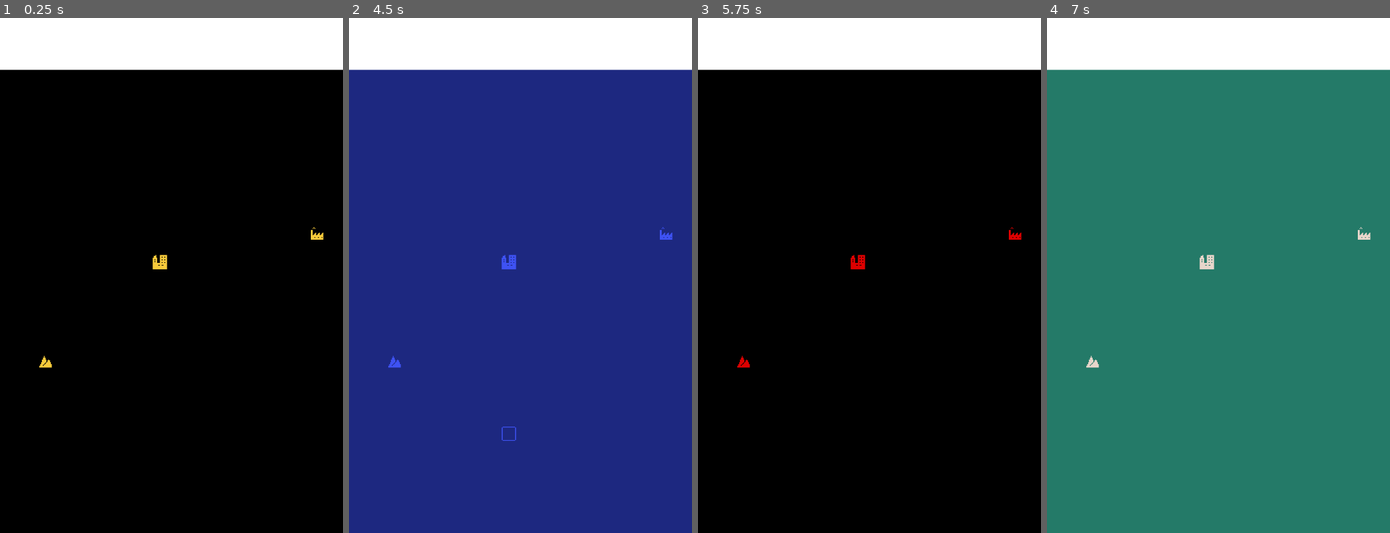
Above: before the commit, frames 1-4 (left to right).
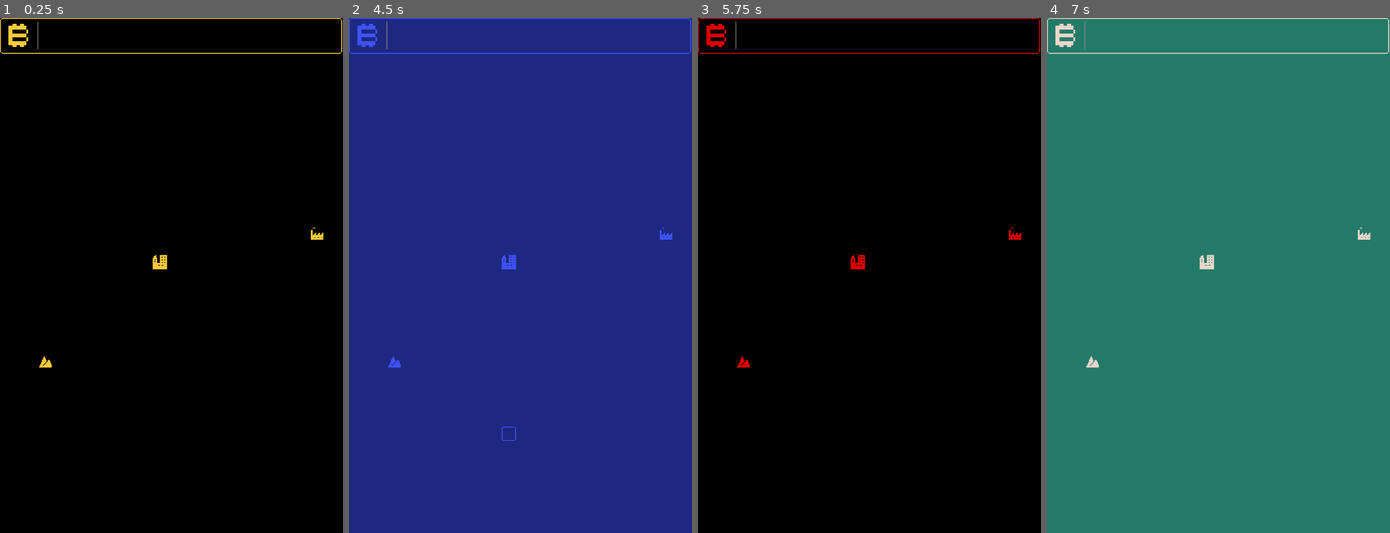
Above: after the commit, the same moments.

Repository: MightyPossum/feed-the-town
Game: Godot game, scene res://Assets/Scenes/map.tscn
The game is run twice, just before and just after one commit, with the same random seed, the same clock (stepped at 60 frames per second) and the same inputs. The project has no main scene, so this scene is started directly.
Inputs (mouse positions are in pixels of both pictures, inside the frame that each line leads up to):
- Up to frame 1 (0.25 s): no input
- Up to frame 2 (4.5 s): click (349, 43) at 0.5 s, where only the run before the commit has a clickable "TEXT"; click (349, 43) at 1.25 s, where only the run before the commit has a clickable "TEXT"; click (349, 43) at 2 s, where only the run before the commit has a clickable "TEXT"; click (349, 43) at 2.75 s, where only the run before the commit has a clickable "TEXT"; click (349, 43) at 3.5 s, where only the run before the commit has a clickable "TEXT"; tap Enter at 4.25 s; move the mouse to (595, 249) at 4.27 s; hold D (right) from 4.28 s (still down); tap O (change_color) at 4.35 s
- Up to frame 3 (5.75 s): tap Space at 5 s; move the mouse to (800, 301) at 5.02 s; release D (right) at 5.03 s; hold S (down) from 5.03 s (still down); tap O (change_color) at 5.1 s
- Up to frame 4 (7 s): tap Enter at 5.75 s; move the mouse to (1252, 162) at 5.77 s; release S (down) at 5.78 s; press the mouse at (1252, 162) at 5.78 s; hold D (right) 5.78-6.53 s; tap O (change_color) at 6.05, 6.8 s; tap Space at 6.5 s; move the mouse to (1201, 378) at 6.52 s; release the mouse at (1201, 378) at 6.53 s; hold W (up) from 6.53 s (still down); tap R (rotate_tile) at 6.6 s

The runs differ from the first frame. In frame 1, 10% of the frame differs, in the area x 0-100%, y 0-11%; in frame 2, 10%; in frame 3, 10%; in frame 4, 10%.

Commit message:
Finally got some GUI stuff going

Diff:
--- /dev/null
+++ b/Assets/Scenes/camera.tscn
@@ -0,0 +1,6 @@
+[gd_scene format=3 uid="uid://b6frtos7xmgi2"]
+
+[node name="Cam" type="Camera2D"]
+position = Vector2(565, 343)
+scale = Vector2(1e-05, 1e-05)
+zoom = Vector2(2, 2)
--- a/Assets/Scenes/gui.tscn
+++ b/Assets/Scenes/gui.tscn
@@ -1,59 +1,42 @@
-[gd_scene format=3 uid="uid://b6frtos7xmgi2"]
+[gd_scene format=3 uid="uid://da634rd01jih8"]
 
-[node name="Camera2D" type="Camera2D"]
-position = Vector2(565, 343)
-scale = Vector2(1e-05, 1e-05)
-zoom = Vector2(2, 2)
+[node name="Control" type="Control"]
+layout_mode = 3
+anchors_preset = 15
+anchor_right = 1.0
+anchor_bottom = 1.0
+grow_horizontal = 2
+grow_vertical = 2
 
-[node name="Control" type="Control" parent="."]
-layout_mode = 3
-anchors_preset = 0
-offset_left = -1.92e+07
-offset_top = -2.88e+07
-offset_right = 1.92e+07
-offset_bottom = 2.88e+07
+[node name="GridContainer" type="GridContainer" parent="."]
+layout_mode = 0
+offset_right = 40.0
+offset_bottom = 40.0
+theme_override_constants/h_separation = 100
+columns = 3
 
-[node name="ColorRect" type="ColorRect" parent="Control"]
-layout_mode = 1
-anchors_preset = -1
-anchor_right = 1.0
-anchor_bottom = 0.099
-offset_bottom = 97600.0
+[node name="Panel" type="Panel" parent="GridContainer"]
+layout_mode = 2
 
-[node name="HBoxContainer" type="HBoxContainer" parent="Control"]
-layout_mode = 1
-anchors_preset = -1
-anchor_right = 1.0
-anchor_bottom = 0.101
-offset_bottom = -17599.5
-theme_override_constants/separation = 10
+[node name="ColorRect" type="ColorRect" parent="GridContainer/Panel"]
+layout_mode = 0
+offset_right = 40.0
+offset_bottom = 40.0
 
-[node name="Button" type="Button" parent="Control/HBoxContainer"]
+[node name="Panel3" type="Panel" parent="GridContainer"]
 layout_mode = 2
-theme_override_constants/h_separation = 0
-text = "TEXT
-"
 
-[node name="Button2" type="Button" parent="Control/HBoxContainer"]
+[node name="ColorRect" type="ColorRect" parent="GridContainer/Panel3"]
+layout_mode = 0
+offset_right = 40.0
+offset_bottom = 40.0
+color = Color(1, 0, 1, 1)
+
+[node name="Panel2" type="Panel" parent="GridContainer"]
 layout_mode = 2
-theme_override_constants/h_separation = 0
-text = "TEXT
-"
 
-[node name="Button3" type="Button" parent="Control/HBoxContainer"]
-layout_mode = 2
-theme_override_constants/h_separation = 0
-text = "TEXT
-"
-
-[node name="Button4" type="Button" parent="Control/HBoxContainer"]
-layout_mode = 2
-theme_override_constants/h_separation = 0
-text = "TEXT
-"
-
-[node name="Button5" type="Button" parent="Control/HBoxContainer"]
-layout_mode = 2
-theme_override_constants/h_separation = 0
-text = "TEXT
-"
+[node name="ColorRect" type="ColorRect" parent="GridContainer/Panel2"]
+layout_mode = 0
+offset_right = 40.0
+offset_bottom = 40.0
+color = Color(0, 1, 1, 1)
--- /dev/null
+++ b/Assets/Scenes/mainMenu.tscn
@@ -0,0 +1,3 @@
+[gd_scene format=3 uid="uid://xthxbit4tnbt"]
+
+[node name="Menu" type="Node2D"]
--- a/Assets/Scenes/map.tscn
+++ b/Assets/Scenes/map.tscn
@@ -9,12 +9,28 @@
 [ext_resource type="Texture2D" uid="uid://t852c2xwiofw" path="res://Assets/Art/Sprite_06.png" id="6_xee8t"]
 [ext_resource type="Texture2D" uid="uid://bk3jh4pfq7n2y" path="res://Assets/Art/Sprite_07.png" id="7_37drx"]
 [ext_resource type="Texture2D" uid="uid://6khvuf1g23tn" path="res://Assets/Art/Sprite_08.png" id="8_f1i3c"]
-[ext_resource type="PackedScene" uid="uid://b6frtos7xmgi2" path="res://Assets/Scenes/gui.tscn" id="10_ccujc"]
+[ext_resource type="PackedScene" uid="uid://b6frtos7xmgi2" path="res://Assets/Scenes/camera.tscn" id="10_ccujc"]
 [ext_resource type="AudioStream" uid="uid://c2nnohlw84fka" path="res://Assets/Audio/place_road.wav" id="10_jhlak"]
+[ext_resource type="Texture2D" uid="uid://cqha5payu5fdp" path="res://Assets/Art/Patch_02.png" id="11_7vbd3"]
 [ext_resource type="AudioStream" uid="uid://biqak2kj1cca7" path="res://Assets/Audio/kabalJam.wav" id="11_78iev"]
 [ext_resource type="AudioStream" uid="uid://c85fwrbqisq5u" path="res://Assets/Audio/place_road_failed.wav" id="11_wrh8i"]
 [ext_resource type="AudioStream" uid="uid://wmhtinu3lgm3" path="res://Assets/Audio/gain_material.wav" id="12_edwdt"]
+[ext_resource type="Texture2D" uid="uid://bb3wh7a867yhh" path="res://Assets/Art/Patch_03.png" id="12_moui8"]
 [ext_resource type="AudioStream" uid="uid://bg23frxqykmv6" path="res://Assets/Audio/sell_material.wav" id="13_ojr6t"]
+[ext_resource type="Texture2D" uid="uid://cvcgoljmm48ff" path="res://Assets/Art/Patch_04.png" id="13_tt7iq"]
+[ext_resource type="Texture2D" uid="uid://c36jgxbvy3mmx" path="res://Assets/Art/Patch_05.png" id="14_pl3ke"]
+[ext_resource type="Texture2D" uid="uid://bmbp807qug1sr" path="res://Assets/Art/Patch_06.png" id="15_rhihf"]
+[ext_resource type="Texture2D" uid="uid://usd2hug7440d" path="res://Assets/Art/Patch_07.png" id="16_tl70f"]
+[ext_resource type="Texture2D" uid="uid://cj7qhgkxg5cux" path="res://Assets/Art/Patch_01.png" id="16_wc62g"]
+[ext_resource type="Texture2D" uid="uid://bvm58e5jo0ntf" path="res://Assets/Art/Patch_08.png" id="17_flbsq"]
+[ext_resource type="Texture2D" uid="uid://dui6bqitedmps" path="res://Assets/Art/Coin_01.png" id="18_bs3ji"]
+[ext_resource type="Texture2D" uid="uid://dwjx1buwaknp8" path="res://Assets/Art/Coin_02.png" id="19_8eip4"]
+[ext_resource type="Texture2D" uid="uid://rjih6wj8ofx1" path="res://Assets/Art/Coin_03.png" id="20_tl7ya"]
+[ext_resource type="Texture2D" uid="uid://cw6luj6bu0jrv" path="res://Assets/Art/Coin_04.png" id="21_gfvhu"]
+[ext_resource type="Texture2D" uid="uid://g76ewadlms76" path="res://Assets/Art/Coin_05.png" id="22_whuo6"]
+[ext_resource type="Texture2D" uid="uid://u38vo7qrjtnn" path="res://Assets/Art/Coin_06.png" id="23_2xibj"]
+[ext_resource type="Texture2D" uid="uid://w7s1171swlcn" path="res://Assets/Art/Coin_07.png" id="24_78dn7"]
+[ext_resource type="Texture2D" uid="uid://drxr6b17b3omi" path="res://Assets/Art/Coin_08.png" id="25_ai5ws"]
 
 [sub_resource type="TileSetAtlasSource" id="TileSetAtlasSource_vbyi5"]
 texture = ExtResource("1_4mii3")
@@ -152,11 +168,13 @@
 layer_4/name = "Selector"
 layer_4/tile_data = PackedInt32Array()
 script = ExtResource("2_434ni")
+gui_rect_texture = [ExtResource("16_wc62g"), ExtResource("11_7vbd3"), ExtResource("12_moui8"), ExtResource("13_tt7iq"), ExtResource("14_pl3ke"), ExtResource("15_rhihf"), ExtResource("16_tl70f"), ExtResource("17_flbsq")]
+gui_coin_texture = [ExtResource("18_bs3ji"), ExtResource("19_8eip4"), ExtResource("20_tl7ya"), ExtResource("21_gfvhu"), ExtResource("22_whuo6"), ExtResource("23_2xibj"), ExtResource("24_78dn7"), ExtResource("25_ai5ws")]
 SFX = [ExtResource("10_jhlak"), ExtResource("11_wrh8i"), ExtResource("12_edwdt"), ExtResource("13_ojr6t")]
 
-[node name="Camera2D" parent="." instance=ExtResource("10_ccujc")]
-
-[node name="AudioListener2D" type="AudioListener2D" parent="Camera2D"]
+[node name="Camera" parent="." instance=ExtResource("10_ccujc")]
+
+[node name="AudioListener2D" type="AudioListener2D" parent="Camera"]
 position = Vector2(-5.65e+07, -3.43e+07)
 scale = Vector2(100000, 100000)
 
@@ -167,3 +185,39 @@
 
 [node name="SFX" type="AudioStreamPlayer2D" parent="."]
 volume_db = -10.0
+
+[node name="Control" type="Control" parent="."]
+layout_mode = 3
+anchors_preset = 0
+offset_left = 375.0
+offset_top = 55.0
+offset_right = 756.0
+offset_bottom = 115.0
+
+[node name="NinePatchRect" type="NinePatchRect" parent="Control"]
+layout_mode = 0
+offset_left = -2.0
+offset_right = 381.0
+offset_bottom = 40.0
+texture = ExtResource("16_wc62g")
+patch_margin_left = 3
+patch_margin_top = 3
+patch_margin_right = 3
+patch_margin_bottom = 3
+
+[node name="HBoxContainer" type="HBoxContainer" parent="Control"]
+layout_mode = 0
+offset_left = 1.0
+offset_top = 2.0
+offset_right = 378.0
+offset_bottom = 37.0
+
+[node name="Coin" type="TextureRect" parent="Control/HBoxContainer"]
+layout_mode = 2
+texture = ExtResource("18_bs3ji")
+expand_mode = 2
+stretch_mode = 4
+
+[node name="RichTextLabel" type="RichTextLabel" parent="Control/HBoxContainer"]
+layout_mode = 2
+text = "No text shown"
--- a/Assets/Scripts/map.gd
+++ b/Assets/Scripts/map.gd
@@ -2,6 +2,10 @@
 
 
 @onready var sfx_player = $SFX
+@onready var gui_rect = $Control/NinePatchRect
+@onready var gui_coin = $Control/HBoxContainer/Coin
+@export var gui_rect_texture = []
+@export var gui_coin_texture = []
 @export var SFX = []
 var previous_tile_coords = null
 var selected_tile = null
@@ -157,6 +161,9 @@
 
 	var used_rect = get_used_rect()
 
+	gui_rect.texture = gui_rect_texture[color]
+	gui_coin.texture = gui_coin_texture[color]
+
 	for layer in [background_layer, base_layer, built_layer]:
 		for x in range(used_rect.position.x, used_rect.position.x + used_rect.size.x):
 			for y in range(used_rect.position.y, used_rect.position.y + used_rect.size.y):
Binary file added: Assets/Art/Coin_01.png
Not shown, added: Assets/Art/Coin_01.png.import
Binary file added: Assets/Art/Coin_02.png
Not shown, added: Assets/Art/Coin_02.png.import
Binary file added: Assets/Art/Coin_03.png
Not shown, added: Assets/Art/Coin_03.png.import
Binary file added: Assets/Art/Coin_04.png
Not shown, added: Assets/Art/Coin_04.png.import
Binary file added: Assets/Art/Coin_05.png
Not shown, added: Assets/Art/Coin_05.png.import
Binary file added: Assets/Art/Coin_06.png
Not shown, added: Assets/Art/Coin_06.png.import
(and 21 more such lines)
